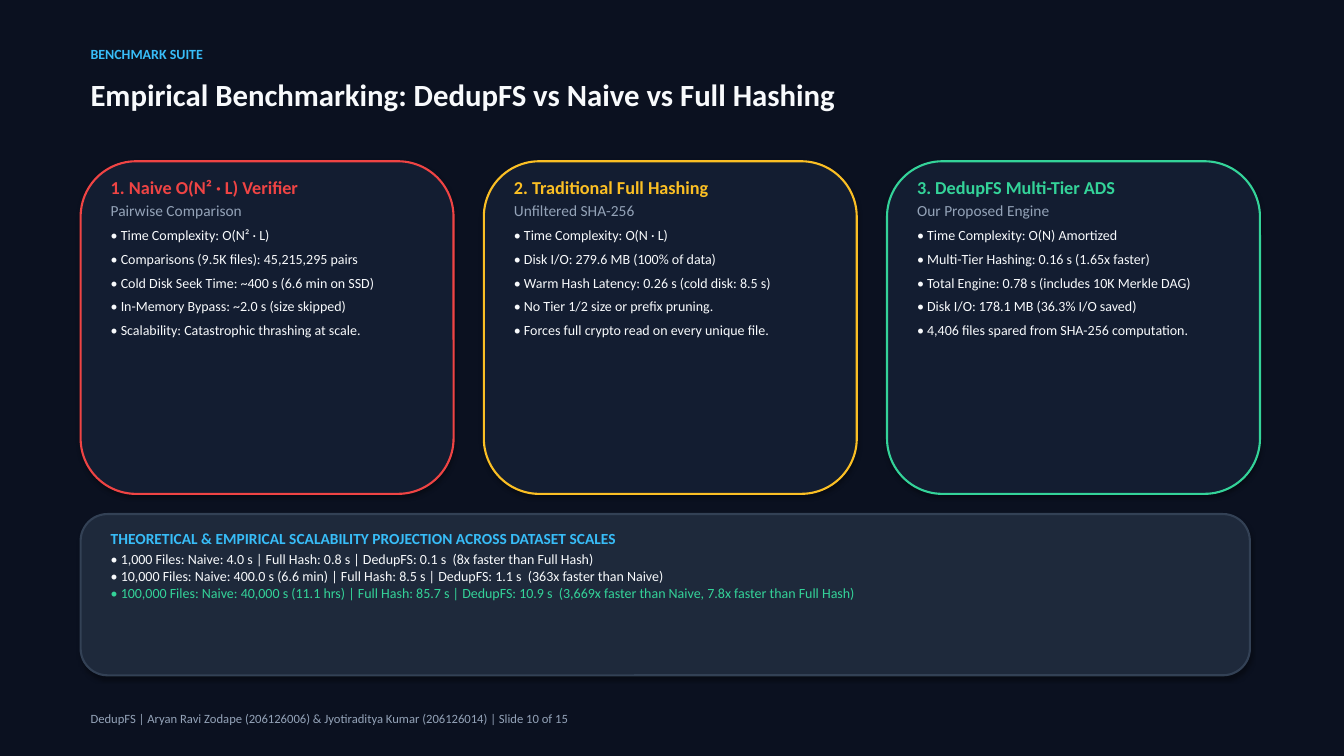
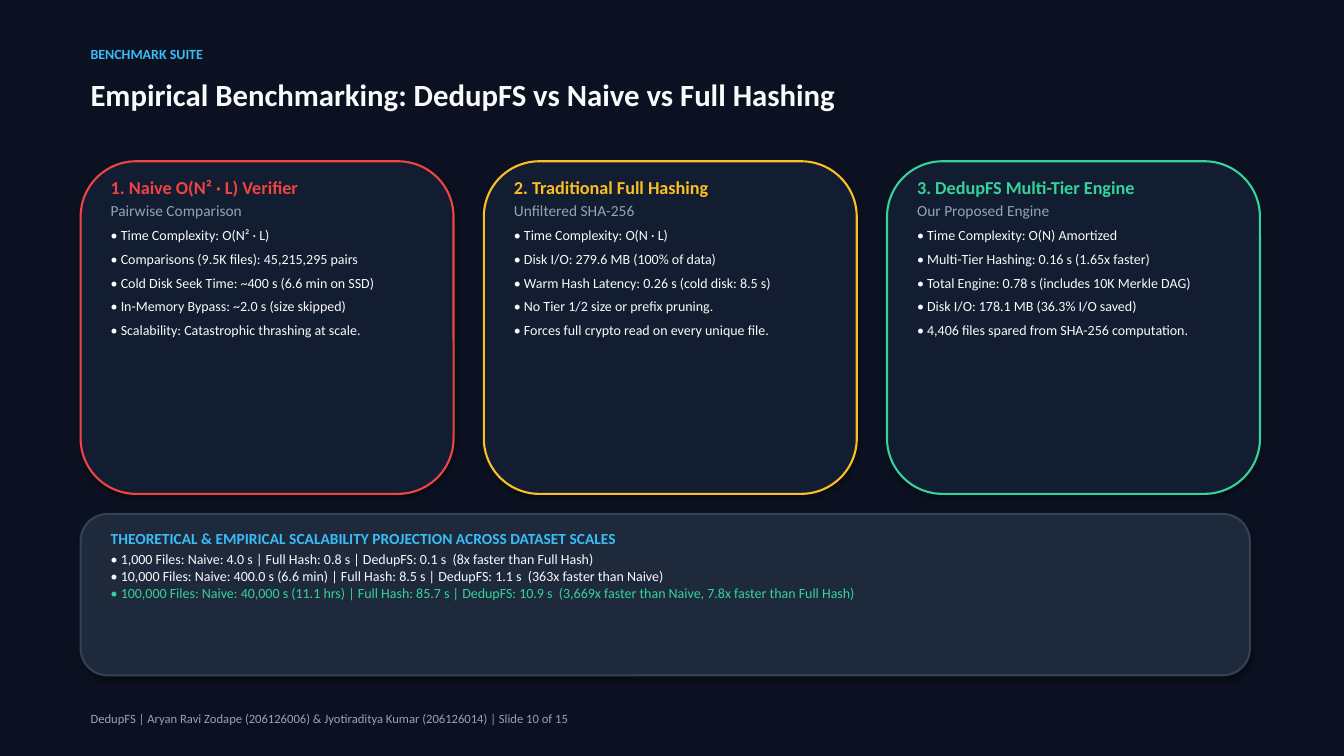
Before and after one commit to Jyotiraditya-kumar/DedupeFS, a slide deck: slide 10 of presentation/DedupFS_MTech_Presentation.pptx. Drawn at 1344x756 pixels with LibreOffice and Linux fonts; fonts in the diff are those of the drawing. Boxes give left, top, right and bottom in pixels: in the first picture for what was removed or moved away, otherwise in the second. Text is boxed around its words. In the diff, an @@ line names an element or a change of style, - is before the commit and + after.

```diff
--- a/presentation/DedupFS_MTech_Presentation.pptx
+++ b/presentation/DedupFS_MTech_Presentation.pptx
@@ text at (x1=917, y1=181, x2=1135, y2=197): text changed @@
-3. DedupFS Multi-Tier ADS
+3. DedupFS Multi-Tier Engine
```
Also in this commit, not shown: 5 other slides changed, 8 other files.
